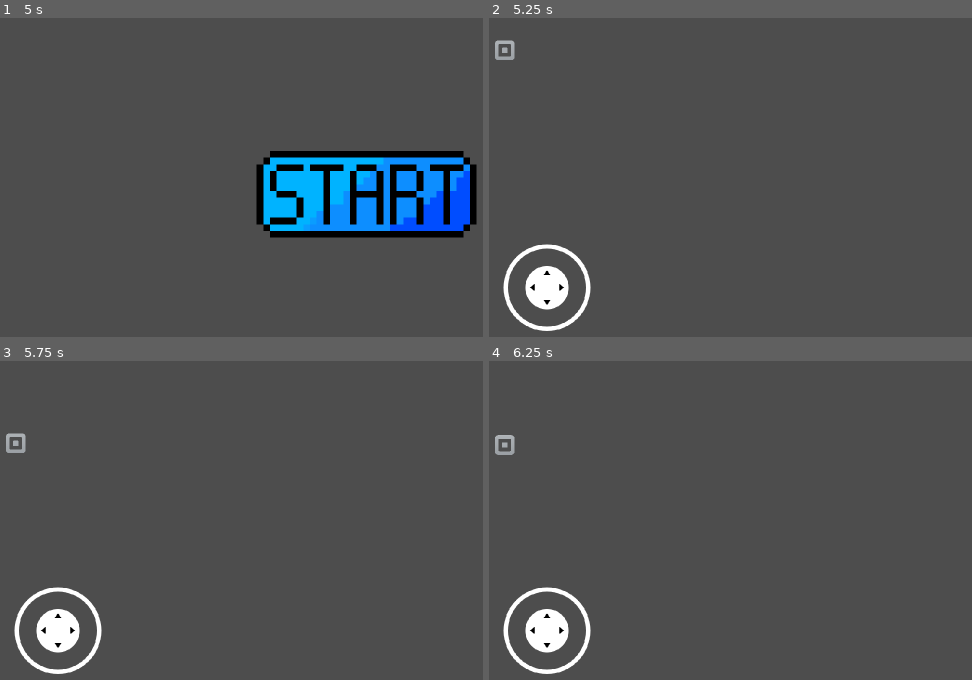
Above: before the commit, frames 1-4 (two rows, left to right).
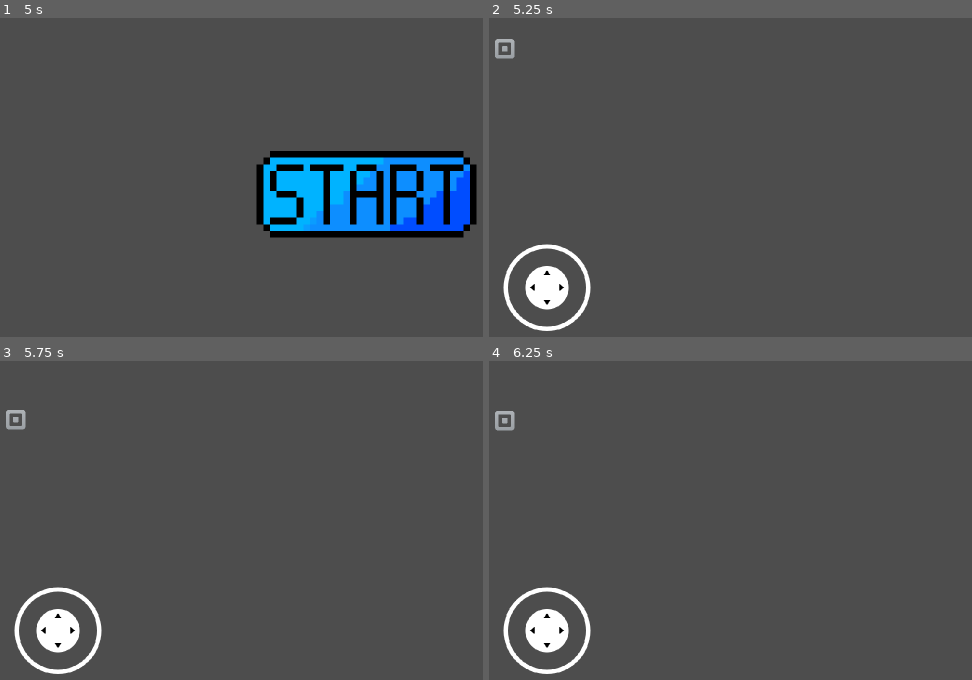
Above: after the commit, the same moments.

Repository: FelixSalim/RevitalizationOfElyoris
Game: Godot game, scene res://MainMenu.tscn
The game is run twice, just before and just after one commit, with the same random seed, the same clock (stepped at 60 frames per second) and the same inputs.
Inputs (mouse positions are in pixels of both pictures, inside the frame that each line leads up to):
- Up to frame 1 (5 s): tap Enter at 0.5, 2, 3.5 s; move the mouse to (outside the picture) at 0.52 s; hold Right (ui_right) 0.53-1.25 s; click (outside the picture) at 0.67 s; tap Space at 1.25, 2.75, 4.25 s; drag from (207, 215) to (328, 270) at 1.27 s; move the mouse to (449, 120) at 2.02 s; hold Right (ui_right) 2.03-2.75 s; drag from (328, 270) to (130, 142) at 2.77 s; move the mouse to (outside the picture) at 3.52 s; hold Left (ui_left) 3.53-4.25 s; drag from (130, 142) to (246, 107) at 4.27 s
- Up to frame 2 (5.25 s): move the mouse to (894, 196) at 5.02 s; hold Down (ui_down) from 5.03 s (still down); click (894, 196) at 5.17 s
- Up to frame 3 (5.75 s): keep holding Down (ui_down)
- Up to frame 4 (6.25 s): release Down (ui_down) at 5.75 s; drag from (735, 450) to (696, 558) at 5.77 s

Frame 1 is identical in both runs. In frame 2, 0.1% of the frame differs, in the area x 1-6%, y 6-14%; in frame 3, 0.4%, in the area x 1-6%, y 15-29%; in frame 4, 0.4%.

Commit message:
Update Player.gd

Diff:
--- a/Player/Player.gd
+++ b/Player/Player.gd
@@ -8,7 +8,7 @@
 var stateManager
 
 # Character Speed
-var speed = 300
+var speed = 10000
 
 # Initiates State Manager, Set Initial State to Idle
 func _ready():
@@ -16,7 +16,7 @@
 	change_state("idle")
 
 # Process User Input
-func get_input():
+func get_input(delta):
 	# Reset velocity
 	velocity = Vector2()
 
@@ -31,11 +31,11 @@
 		move_down()
 
 	# Update Velocity
-	velocity = velocity.normalized() * speed
+	velocity = velocity.normalized() * speed * delta
 
 # Get Input and Move Player Each Frame
 func _process(delta):
-	get_input()
+	get_input(delta)
 	move_and_slide()
 
 # Movement Handling (Handled in the individual state class like RunState and IdleState)
